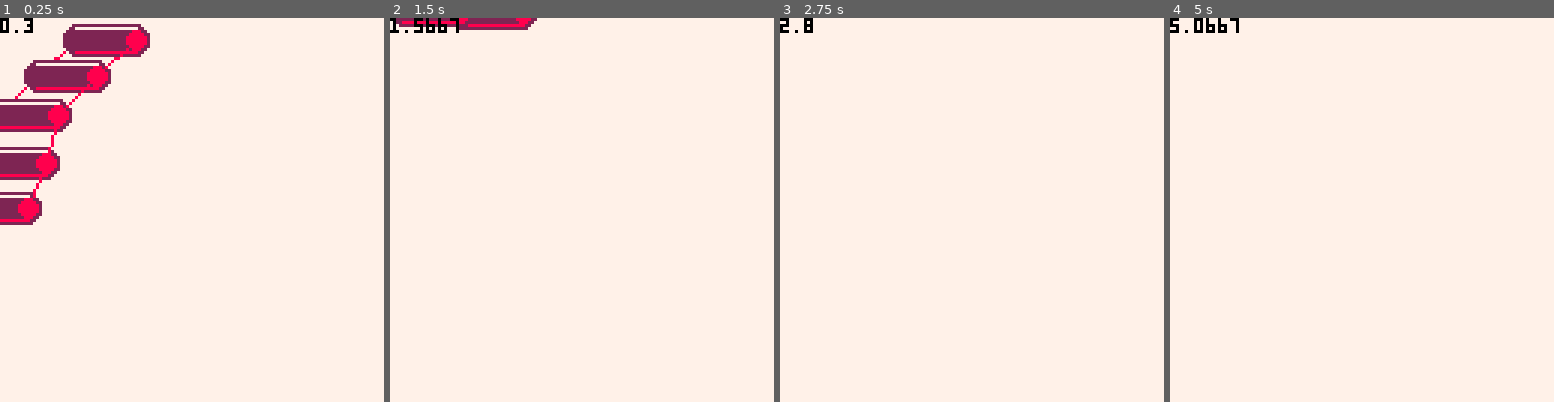
Above: before the commit, frames 1-4 (left to right).
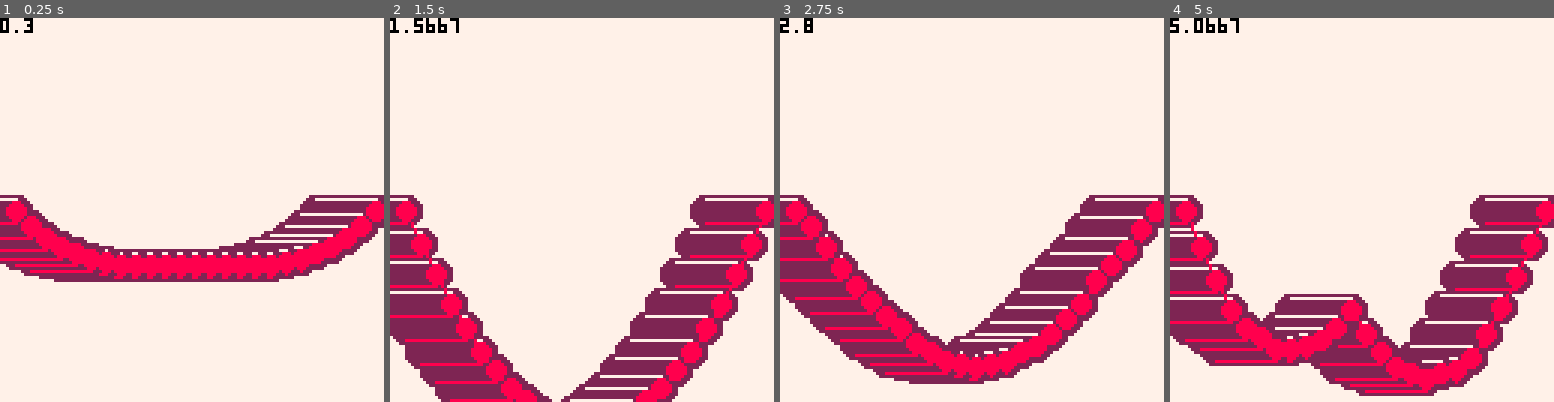
Above: after the commit, the same moments.

Repository: seleb/p8jam2
Game: PICO-8 cartridge bridge.p8
Two runs of this game, one before a commit and one after it. Both use one fixed random seed, a clock stepped at 60 frames per second and the inputs below.
Inputs:
- Up to frame 1 (0.25 s): no input
- Up to frame 2 (1.5 s): no input
- Up to frame 3 (2.75 s): hold Right 1.6-2.1 s; hold Up 2.15-2.42 s; hold Right from 2.47 s (still down)
- Up to frame 4 (5 s): release Right at 3.03 s; hold Left 3.08-3.58 s; hold Down 3.63-3.97 s; hold Right 4.02-4.68 s; hold Up from 4.73 s (still down)

The runs differ from the first frame. In frame 1, 18% of the frame differs, in the area x 0-100%, y 1-69%; in frame 2, 22%; in frame 3, 21%; in frame 4, 24%, in the area x 0-100%, y 46-99%.

Commit message:
an actual bridge

Diff:
--- a/bridge.p8
+++ b/bridge.p8
@@ -3,74 +3,66 @@
 __lua__
 chain = {}
 
-gravity = 0
-
-function linkupdate(link)
- local vx = link.x-link.a.x+link.a.vx
- local vy = link.y-link.a.y+link.a.vy
- local r = vx*vx+vy*vy
- if(r > link.r2) then
-  r = sqrt(r)-link.r
-  local a = atan2(vx,vy)
-  link.vx -= r*cos(a)
-  link.vy -= r*sin(a)
- end
-
- link.vy += gravity+sin(time())
- link.vx -= 5
-
- link.vx = (link.vx+link.a.vx)/2
- link.vy = (link.vy+link.a.vy)/2
-
-
- link.vx *= 0.8
- link.vy *= 0.8
-
- link.x += link.vx
- link.y += link.vy
+gravity = 1
+
+gap = 5
+gap2 = gap*gap
+bridge_height = 64
+
+function _init()
+ local num_links = 128/gap
+ local r = 15
+ for x=1,num_links do
+  local link = {}
+  link.x = x*gap
+  link.y = bridge_height
+  link.vy = 0
+
+  link.pvy = 0
+  if(x==1)then
+   link.up = nil
+  else
+   link.up = chain[x-1]
+
+   link.up.down = link
+  end
+  link.down = nil
+  chain[x] = link
+ end
 end
 
-function _init()
- chain[0] = {}
- chain[0].x = 64
- chain[0].y = 0
- chain[0].vx= 0
- chain[0].vy= 0
- local r = 15
- for x=1,5 do
-  local link = {}
-
-  link.r = r
-  link.r2 = r*r
-  link.x = rnd(5)+64
-  link.y = x*r
-  link.vx = 0
-  link.vy = 0
-  link.a = chain[x-1]
-  link.col = x%7+8
-  add(chain,link)
- end
-end
-
 function _update()
- local speed = 2
- if(btn(0)) chain[0].vx -= speed
- if(btn(1)) chain[0].vx += speed
- if(btn(2)) chain[0].vy -= speed
- if(btn(3)) chain[0].vy += speed
-
- chain[0].vx *= 0.8
- chain[0].vy *= 0.8
-
- chain[0].x += chain[0].vx
- chain[0].y += chain[0].vy
-
- foreach(chain,linkupdate)
- for i=1,#chain do
-  chain[i].ax = chain[i-1].x
-  chain[i].ay = chain[i-1].y
- end
-
+ local speed = 15
+ local ctrl = flr(#chain/2)
+ if(btn(2)) chain[ctrl].pvy -= speed
+ if(btn(3)) chain[ctrl].pvy += speed
+
+ for link in all(chain) do
+  if(link.down) then
+   local dy = link.down.y - link.y
+   link.pvy += dy
+   --link.pvy += (link.down.vy - link.vy)/5
+
+  end
+  if(link.up) then
+
+   local dy = link.up.y
+- link.y
+   link.pvy += dy
+   --link.pvy += (link.up.vy - link.vy)/5
+  end
+ end
+
+
+
+ for link in all(chain) do
+  link.pvy += gravity--+sin(time())
+  link.pvy *= 0.8
+  link.vy = link.pvy
+  link.y += link.vy
+ end
+ chain[1].y=bridge_height
+ chain[#chain].y=bridge_height
 end
 
 function _draw()
@@ -85,14 +77,16 @@
 	color(8)
  for i in all(chain) do
   if(i!=chain[1]) then
-  line(i.ax-log_len, i.ay, i.x-log_len, i.y)
+  line(i.up.x-log_len, i.up.y, i.x-log_len, i.y)
   end
  end
- for i in all(chain) do
+ for i=#chain,1,-1 do
+  i = chain[i]
   color(2)
   rectfill(i.x,i.y-log_rad,i.x-log_len,i.y+log_rad)
-  circfill(i.x-1,i.y,log_rad)
-  circfill(i.x-log_len+1,i.y,log_rad)
+  circfill(i.x,i.y,log_rad)
+  circfill(i.x-log_len,i.y,log_rad)
+
   color(7)
 
 
@@ -103,8 +97,8 @@
  color(8)
  for i in all(chain) do
   circfill(i.x,i.y,log_rad-2)
-  if(i!=chain[1]) then
-  line(i.ax, i.ay, i.x, i.y)
+  if(i.up) then
+  line(i.up.x, i.up.y, i.x, i.y)
   end
  end
 
@@ -244,168 +238,168 @@
 
 
 __gff__
-0000000000000101010101000000000000000000000001010102010000000000000000000000000001010100000000000000000000000000000000000000000000000000000000000000000000000000000000000000000000000000000000000000000000000000000000000000000000000000000000000000000000000000
+0000000000000000000000000000000000000000000000000002000000000000000000000000000000000000000000000000000000000000000000000000000000000000000000000000000000000000000000000000000000000000000000000000000000000000000000000000000000000000000000000000000000000000
 0000000000000000000000000000000000000000000000000000000000000000000000000000000000000000000000000000000000000000000000000000000000000000000000000000000000000000000000000000000000000000000000000000000000000000000000000000000000000000000000000000000000000000
 __map__
-0000000000000000000000000000000000000000000000000000000000000000000000000000000000000000000000000000000000000000000000000000000000000000000000000000000000000000000000000000000000000000000000000000000000000000000000000000000000000000000000000000000000000000
-0000000000000000000000000000000000000000000000000000000000000000000000000000000000000000000000000000000000000000000000000000000000000000000000000000000000000000000000000000000000000000000000000000000000000000000000000000000000000000000000000000000000000000
-0000000000000000000000000000000000000000000000000000000000000000000000000000000000000000000000000000000000000000000000000000000000000000000000000000000000000000000000000000000000000000000000000000000000000000000000000000000000000000000000000000000000000000
-0000000000000000000000000000000000000000000000000000000000000000000000000000000000000000000000000000000000000000000000000000000000000000000000000000000000000000000000000000000000000000000000000000000000000000000000000000000000000000000000000000000000000000
-0001010000000000000000000000000000000000000000000000000000000000000000000000000000000000000000000000000000000000000000000000000000000000000000000000000000000000000000000000000000000000000000000000000000000000000000000000000000000000000000000000000000000000
-0000000000000000000001000000000000000000000000000000000000000000000000000000000000000000000000000000000000000000000000000000000000000000000000000000000000000000000000000000000000000000000000000000000000000000000000000000000000000000000000000000000000000000
-0100000100000100000000000000000000000000000000000000000000000000000000000000000000000000000000000000000000000000000000000000000000000000000000000000000000000000000000000000000000000000000000000000000000000000000000000000000000000000000000000000000000000000
-010100000000000000000008090909090a000000000000000000000000000000000000000000000000000000000000000000000000000000000000000000000000000000000000000000000000000000000000000000000000000000000000000000000000000000000000000000000000000000000000000000000000000000
-000000000000000000000018191919191a000000000000000000000000000000000000000000000000000000000000000000000000000000000000000000000000000000000000000000000000000000000000000000000000000000000000000000000000000000000000000000000000000000000000000000000000000000
-000000000000000000000018191919191a000000000000000000000000000000000000000000000000000000000000000000000000000000000000000000000000000000000000000000000000000000000000000000000000000000000000000000000000000000000000000000000000000000000000000000000000000000
-000000000000000000000018191919191a000000000000000000000000000000000000000000000000000000000000000000000000000000000000000000000000000000000000000000000000000000000000000000000000000000000000000000000000000000000000000000000000000000000000000000000000000000
-00000008090909090a000018191919191a000000000000000000000000000000000000000000000000000000000000000000000000000000000000000000000000000000000000000000000000000000000000000000000000000000000000000000000000000000000000000000000000000000000000000000000000000000
-00000018191919191a000018191919191a000000000000000000000000000000000000000000000000000000000000000000000000000000000000000000000000000000000000000000000000000000000000000000000000000000000000000000000000000000000000000000000000000000000000000000000000000000
-00000018190c0c191a000018191919191a000000000000000000000000000000000000000000000000000000000000000000000000000000000000000000000000000000000000000000000000000000000000000000000000000000000000000000000000000000000000000000000000000000000000000000000000000000
-090909171919191916090917191919191a000000000000000000000000000000000000000000000000000000000000000000000000000000000000000000000000000000000000000000000000000000000000000000000000000000000000000000000000000000000000000000000000000000000000000000000000000000
-19191919191919191919191919191919160c0c0c0c0c0c0c0c00000000000000000000000000000000000000000000000000000000000000000000000000000000000000000000000000000000000000000000000000000000000000000000000000000000000000000000000000000000000000000000000000000000000000
-0000000000000000000000000000001919191919191919191919000000000000000000000000000000000000000000000000000000000000000000000000000000000000000000000000000000000000000000000000000000000000000000000000000000000000000000000000000000000000000000000000000000000000
-0000000000000000000000000000000000000000000000000000000000000000000000000000000000000000000000000000000000000000000000000000000000000000000000000000000000000000000000000000000000000000000000000000000000000000000000000000000000000000000000000000000000000000
-0000000000000000000000000000000000000000000000000000000000000000000000000000000000000000000000000000000000000000000000000000000000000000000000000000000000000000000000000000000000000000000000000000000000000000000000000000000000000000000000000000000000000000
-0000000000000000000000000000000000000000000000000000000000000000000000000000000000000000000000000000000000000000000000000000000000000000000000000000000000000000000000000000000000000000000000000000000000000000000000000000000000000000000000000000000000000000
-0000000000000000000000000000000000000000000000000000000000000000000000000000000000000000000000000000000000000000000000000000000000000000000000000000000000000000000000000000000000000000000000000000000000000000000000000000000000000000000000000000000000000000
-0000000000000000000000000000000000000000000000000000000000000000000000000000000000000000000000000000000000000000000000000000000000000000000000000000000000000000000000000000000000000000000000000000000000000000000000000000000000000000000000000000000000000000
-0000000000000000000000000000000000000000000000000000000000000000000000000000000000000000000000000000000000000000000000000000000000000000000000000000000000000000000000000000000000000000000000000000000000000000000000000000000000000000000000000000000000000000
-0000000000000000000000000000000000000000000000000000000000000000000000000000000000000000000000000000000000000000000000000000000000000000000000000000000000000000000000000000000000000000000000000000000000000000000000000000000000000000000000000000000000000000
-0000000000000000000000000000000000000000000000000000000000000000000000000000000000000000000000000000000000000000000000000000000000000000000000000000000000000000000000000000000000000000000000000000000000000000000000000000000000000000000000000000000000000000
-0000000000000000000000000000000000000000000000000000000000000000000000000000000000000000000000000000000000000000000000000000000000000000000000000000000000000000000000000000000000000000000000000000000000000000000000000000000000000000000000000000000000000000
-0000000000000000000000000000000000000000000000000000000000000000000000000000000000000000000000000000000000000000000000000000000000000000000000000000000000000000000000000000000000000000000000000000000000000000000000000000000000000000000000000000000000000000
-0000000000000000000000000000000000000000000000000000000000000000000000000000000000000000000000000000000000000000000000000000000000000000000000000000000000000000000000000000000000000000000000000000000000000000000000000000000000000000000000000000000000000000
-0000000000000000000000000000000000000000000000000000000000000000000000000000000000000000000000000000000000000000000000000000000000000000000000000000000000000000000000000000000000000000000000000000000000000000000000000000000000000000000000000000000000000000
-0000000000000000000000000000000000000000000000000000000000000000000000000000000000000000000000000000000000000000000000000000000000000000000000000000000000000000000000000000000000000000000000000000000000000000000000000000000000000000000000000000000000000000
-0000000000000000000000000000000000000000000000000000000000000000000000000000000000000000000000000000000000000000000000000000000000000000000000000000000000000000000000000000000000000000000000000000000000000000000000000000000000000000000000000000000000000000
-0000000000000000000000000000000000000000000000000000000000000000000000000000000000000000000000000000000000000000000000000000000000000000000000000000000000000000000000000000000000000000000000000000000000000000000000000000000000000000000000000000000000000000
-…(130 lines of a section not shown)…
+1919191919191919191919191919191900000000000000000000000000000000000000000000000000000000000000000000000000000000000000000000000000000000000000000000000000000000000000000000000000000000000000000000000000000000000000000000000000000000000000000000000000000000
+1919191919191919191919191919191900000000000000000000000000000000000000000000000000000000000000000000000000000000000000000000000000000000000000000000000000000000000000000000000000000000000000000000000000000000000000000000000000000000000000000000000000000000
+1919191919191919191919191919191900000000000000000000000000000000000000000000000000000000000000000000000000000000000000000000000000000000000000000000000000000000000000000000000000000000000000000000000000000000000000000000000000000000000000000000000000000000
+1919191919191919191919191919191900000000000000000000000000000000000000000000000000000000000000000000000000000000000000000000000000000000000000000000000000000000000000000000000000000000000000000000000000000000000000000000000000000000000000000000000000000000
+1919191919191919191919191919191900000000000000000000000000000000000000000000000000000000000000000000000000000000000000000000000000000000000000000000000000000000000000000000000000000000000000000000000000000000000000000000000000000000000000000000000000000000
+1919191919191919191919191919191900000000000000000000000000000000000000000000000000000000000000000000000000000000000000000000000000000000000000000000000000000000000000000000000000000000000000000000000000000000000000000000000000000000000000000000000000000000
+1919191919191919191919191919191900000000000000000000000000000000000000000000000000000000000000000000000000000000000000000000000000000000000000000000000000000000000000000000000000000000000000000000000000000000000000000000000000000000000000000000000000000000
+1919191919191919191919191919191900000000000000000000000000000000000000000000000000000000000000000000000000000000000000000000000000000000000000000000000000000000000000000000000000000000000000000000000000000000000000000000000000000000000000000000000000000000
+1919191919191919191919191919191900000000000000000000000000000000000000000000000000000000000000000000000000000000000000000000000000000000000000000000000000000000000000000000000000000000000000000000000000000000000000000000000000000000000000000000000000000000
+1919191919191919191919191919191900000000000000000000000000000000000000000000000000000000000000000000000000000000000000000000000000000000000000000000000000000000000000000000000000000000000000000000000000000000000000000000000000000000000000000000000000000000
+1919191919191919191919191919191900000000000000000000000000000000000000000000000000000000000000000000000000000000000000000000000000000000000000000000000000000000000000000000000000000000000000000000000000000000000000000000000000000000000000000000000000000000
+1919191919191919191919191919191900000000000000000000000000000000000000000000000000000000000000000000000000000000000000000000000000000000000000000000000000000000000000000000000000000000000000000000000000000000000000000000000000000000000000000000000000000000
+1919191919191919191919191919191900000000000000000000000000000000000000000000000000000000000000000000000000000000000000000000000000000000000000000000000000000000000000000000000000000000000000000000000000000000000000000000000000000000000000000000000000000000
+1919191919191919191919191919191900000000000000000000000000000000000000000000000000000000000000000000000000000000000000000000000000000000000000000000000000000000000000000000000000000000000000000000000000000000000000000000000000000000000000000000000000000000
+1919191919191919191919191919191900000000000000000000000000000000000000000000000000000000000000000000000000000000000000000000000000000000000000000000000000000000000000000000000000000000000000000000000000000000000000000000000000000000000000000000000000000000
+1919191919191919191919191919191900000000000000000000000000000000000000000000000000000000000000000000000000000000000000000000000000000000000000000000000000000000000000000000000000000000000000000000000000000000000000000000000000000000000000000000000000000000
+0000000000000000000000000000000000000000000000000000000000000000000000000000000000000000000000000000000000000000000000000000000000000000000000000000000000000000000000000000000000000000000000000000000000000000000000000000000000000000000000000000000000000000
+0000000000000000000000000000000000000000000000000000000000000000000000000000000000000000000000000000000000000000000000000000000000000000000000000000000000000000000000000000000000000000000000000000000000000000000000000000000000000000000000000000000000000000
+0000000000000000000000000000000000000000000000000000000000000000000000000000000000000000000000000000000000000000000000000000000000000000000000000000000000000000000000000000000000000000000000000000000000000000000000000000000000000000000000000000000000000000
+0000000000000000000000000000000000000000000000000000000000000000000000000000000000000000000000000000000000000000000000000000000000000000000000000000000000000000000000000000000000000000000000000000000000000000000000000000000000000000000000000000000000000000
+0000000000000000000000000000000000000000000000000000000000000000000000000000000000000000000000000000000000000000000000000000000000000000000000000000000000000000000000000000000000000000000000000000000000000000000000000000000000000000000000000000000000000000
+0000000000000000000000000000000000000000000000000000000000000000000000000000000000000000000000000000000000000000000000000000000000000000000000000000000000000000000000000000000000000000000000000000000000000000000000000000000000000000000000000000000000000000
+0000000000000000000000000000000000000000000000000000000000000000000000000000000000000000000000000000000000000000000000000000000000000000000000000000000000000000000000000000000000000000000000000000000000000000000000000000000000000000000000000000000000000000
+0000000000000000000000000000000000000000000000000000000000000000000000000000000000000000000000000000000000000000000000000000000000000000000000000000000000000000000000000000000000000000000000000000000000000000000000000000000000000000000000000000000000000000
+0000000000000000000000000000000000000000000000000000000000000000000000000000000000000000000000000000000000000000000000000000000000000000000000000000000000000000000000000000000000000000000000000000000000000000000000000000000000000000000000000000000000000000
+0000000000000000000000000000000000000000000000000000000000000000000000000000000000000000000000000000000000000000000000000000000000000000000000000000000000000000000000000000000000000000000000000000000000000000000000000000000000000000000000000000000000000000
+0000000000000000000000000000000000000000000000000000000000000000000000000000000000000000000000000000000000000000000000000000000000000000000000000000000000000000000000000000000000000000000000000000000000000000000000000000000000000000000000000000000000000000
+0000000000000000000000000000000000000000000000000000000000000000000000000000000000000000000000000000000000000000000000000000000000000000000000000000000000000000000000000000000000000000000000000000000000000000000000000000000000000000000000000000000000000000
+0000000000000000000000000000000000000000000000000000000000000000000000000000000000000000000000000000000000000000000000000000000000000000000000000000000000000000000000000000000000000000000000000000000000000000000000000000000000000000000000000000000000000000
+0000000000000000000000000000000000000000000000000000000000000000000000000000000000000000000000000000000000000000000000000000000000000000000000000000000000000000000000000000000000000000000000000000000000000000000000000000000000000000000000000000000000000000
+0000000000000000000000000000000000000000000000000000000000000000000000000000000000000000000000000000000000000000000000000000000000000000000000000000000000000000000000000000000000000000000000000000000000000000000000000000000000000000000000000000000000000000
+0000000000000000000000000000000000000000000000000000000000000000000000000000000000000000000000000000000000000000000000000000000000000000000000000000000000000000000000000000000000000000000000000000000000000000000000000000000000000000000000000000000000000000
+…(130 lines of a section not shown)…
Not shown, changed: 32 lines of the sprite sheet (__gfx__) section of bridge.p8
